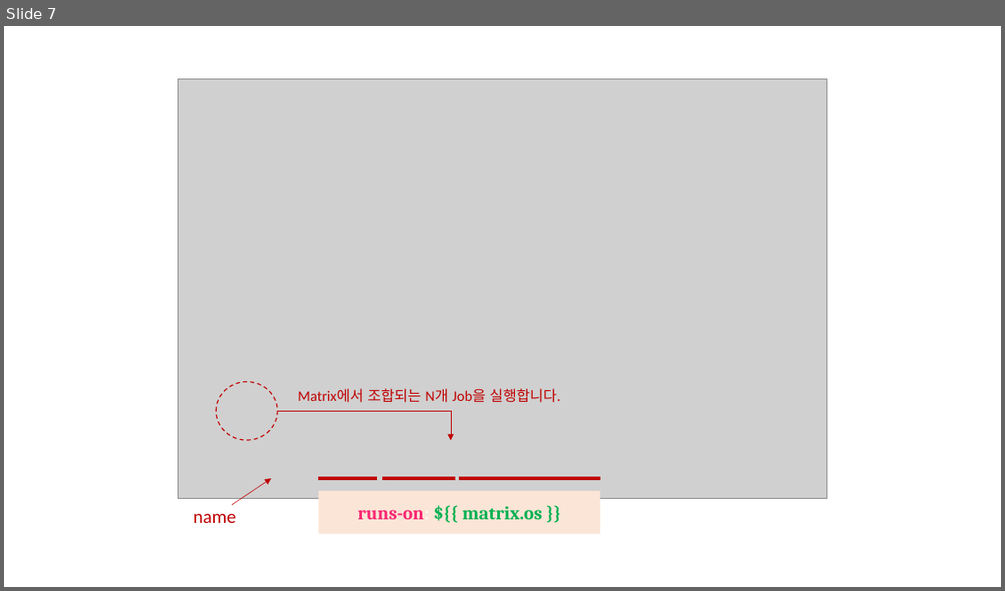
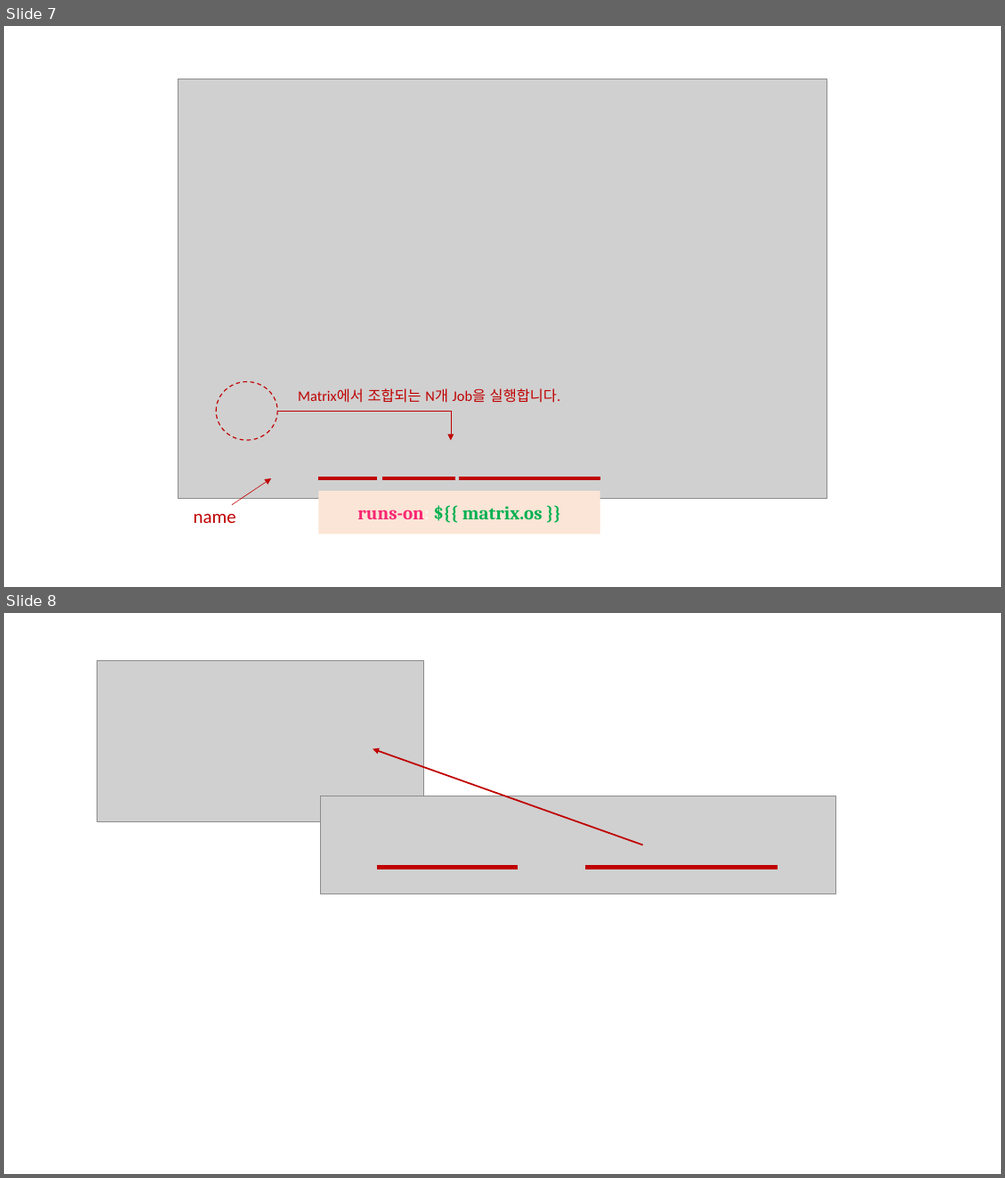
Before and after one commit to hhko/ArchDdd, a slide deck: README.pptx. Shown one above the other, each under a label of ours: slide 7 before the commit, slides 7 and 8 after it. The pictures are 1005x591 and 1005x1178 pixels, drawn with LibreOffice and Linux fonts; fonts in the diff are those of the drawing; grey boxes stand for pictures. Boxes give left, top, right and bottom in pixels: in the first picture for what was removed or moved away, otherwise in the second. Text is boxed around its words. In the diff, an @@ line names an element or a change of style, - is before the commit and + after.

```diff
--- a/README.pptx
+++ b/README.pptx
@@ slide 8 added at <box>4,613,1001,1174</box>, background #FFFFFF @@
@@ picture added at <box>97,661,423,821</box> @@
@@ arrow added from (643, 844) to (372, 749), #C00000 1.5 pt @@
@@ picture added at <box>321,796,836,893</box> @@
@@ line added from (376, 868) to (518, 868), #C00000 4.5 pt @@
@@ line added from (586, 868) to (777, 868), #C00000 4.5 pt @@
```
Also in this commit, not shown: 1 other slide added, 28 other files.
